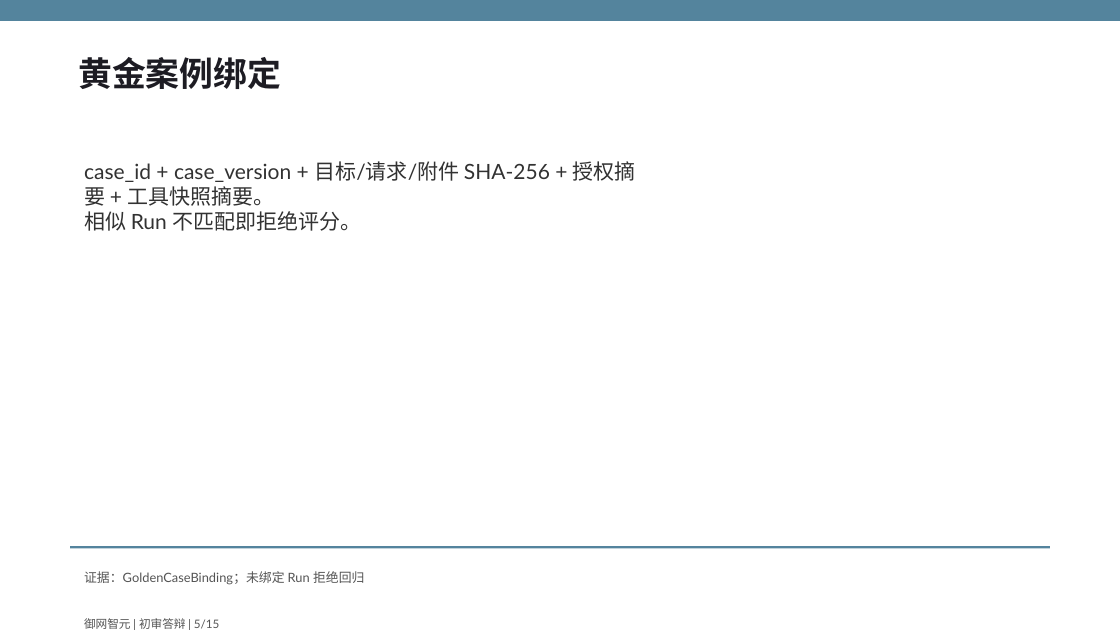
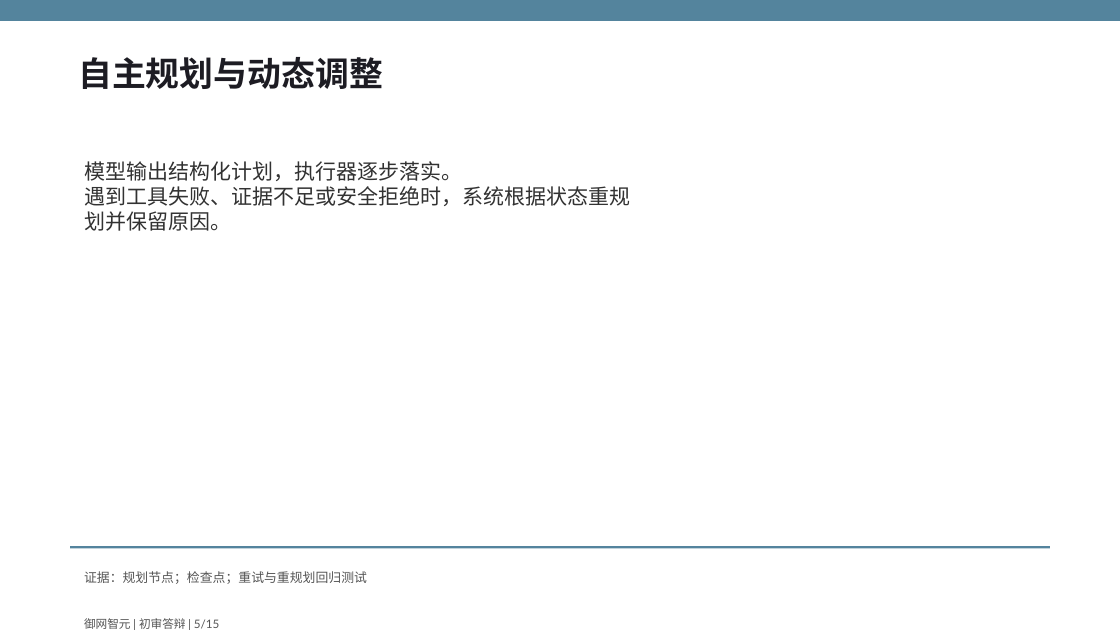
Before and after one commit to fuyao0612/gdaib-ctf-agent, a slide deck: slide 5 of output/submission/御网智元-初审答辩.pptx. Drawn at 1120x630 pixels with LibreOffice and Linux fonts; fonts in the diff are those of the drawing. Boxes give left, top, right and bottom in pixels: in the first picture for what was removed or moved away, otherwise in the second. Text is boxed around its words. In the diff, an @@ line names an element or a change of style, - is before the commit and + after.

```diff
--- a/output/submission/御网智元-初审答辩.pptx
+++ b/output/submission/御网智元-初审答辩.pptx
@@ text at [78, 57, 383, 89]: text changed @@
-黄金案例绑定
+自主规划与动态调整
@@ text at [84, 161, 630, 231]: text changed @@
-case_id + case_version + 目标/请求/附件 SHA-256 + 授权摘要 + 工具快照摘要。
-相似 Run 不匹配即拒绝评分。
+模型输出结构化计划，执行器逐步落实。
+遇到工具失败、证据不足或安全拒绝时，系统根据状态重规划并保留原因。
@@ text at [84, 571, 367, 584]: text changed @@
-证据：GoldenCaseBinding；未绑定 Run 拒绝回归
+证据：规划节点；检查点；重试与重规划回归测试
```
Also in this commit, not shown: 14 other slides changed, 48 other files.
